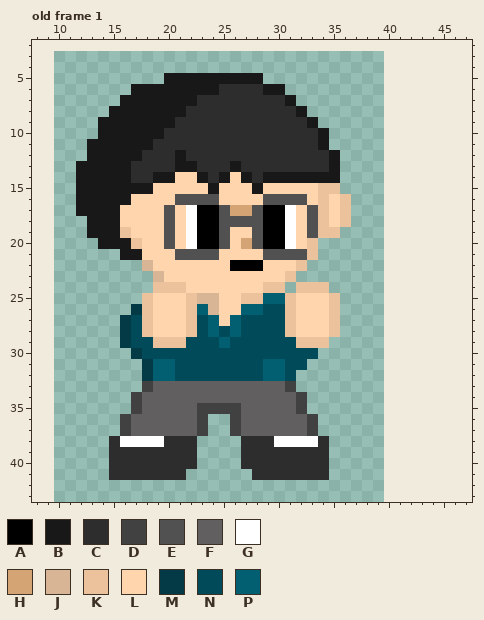
A pixel-art file gets an edit: Aseprite Files/Character/Taehun.aseprite. The picture above was drawn from the file before the commit.
30x44 pixels, 1 frame. Colours within 5 levels of each other are drawn and written as one. Shown: old frame 1: x 8..47, y 2..43. The old version is drawn lined up with the new one, on the new canvas. The commit also changed other frames, which this record leaves out.
Palette (. is transparent): A #000000  B #181818  C #2d2d2d  D #414141  E #515151  F #615f5f  G #ffffff  H #d4a475  J #d7b595  K #ebc29b  L #ffd5ad  M #043a45  N #004a59  P #025f71
Pixels before, old frame 1, first column x 12:
 5 ........BBBBBBBBB........
 6 .....BBBBBBBBCCCCBB......
 7 ....BBBBBBBCCCCCCCCB.....
 8 ...BBBBBBBCCCCCCCCCCB....
 9 ..BBBBBBBCCCCCCCCCCCCB...
10 ..BBBBBBCCCCCCCCCCCCCCB..
11 .BBBBBBCCCCCCCCCCCCCCCB..
12 .BBBBBCCCBCCCCCCCCCCCCCB.
13 BBBBBCCCCBBCCCBCCCCCCCCB.
14 BBBBBCCBBLLBCBLBCBBBBBBB.
15 BBBBBBBLLLLLBLLLBLLLLLKK.
16 BBBBBLLLLEEEELLLLEEEELKLK
17 BBBBLLLLELGAAEHHEAAGLEKLK
18 .BBBLLLLELGAAEEEEAAGLEKLK
19 .BBBKLLLELGAAELLEAAGLEKK.
20 ..BBBKLLELGAAELHEAAGLK...
21 ....BBLLLEEEELLLLEEEEK...
22 ......JLLLLLLLAAALLLK....
23 .......JLLLLLLLLLLLK.....
24 .......KKKLLLLLLLKK.KKK..
25 ......KLLLKJJLLKKPPKLLLK.
26 .....MKLLLKPJLLPPNNKLLLK.
27 ....MNKLLLKNPLPNNNNKLLLK.
28 ....MNKLLLKNPNPNNNNKLLLK.
29 ....MNNKKKNNNPNNNNNNKKK..
30 .....MNNNNNNNNNNNNNNNN...
31 ......MPPNNNNNNNNPPNN....
32 ......MPPNNNNNNNNPPN.....
33 ......DFFFFFFFFFFFFD.....
34 .....DFFFFFFFFFFFFFFD....
35 .....DFFFFFDDDDFFFFFD....
36 ....DFFFFFFD..DFFFFFFD...
37 ....DFFFFFFD..DFFFFFFD...
38 ...CGGGGCCC....CCCGGGGC..
39 ...CCCCCCCC....CCCCCCCC..
40 ...CCCCCCCC....CCCCCCCC..
41 ...CCCCCCC......CCCCCCC..
And afterwards:
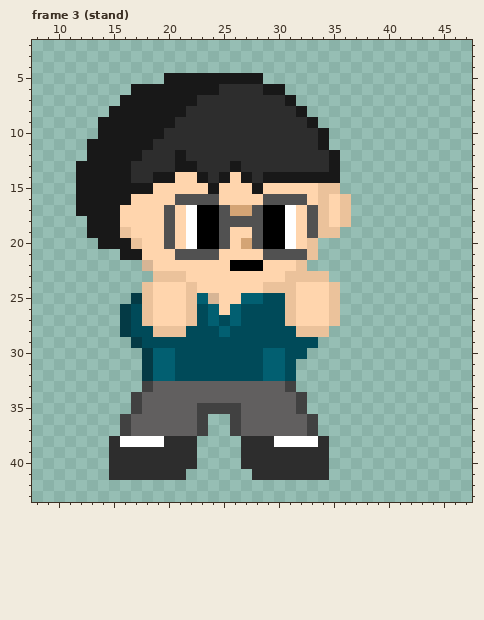
A new or re-ordered frame is compared with the old frame closest to it.
Difference:
canvas 30x44 -> 54x47, the old top-left corner now at 10,3
frames 1 -> 15
Frame 3 (stand) is new; against old frame 1:
The author put colour K in row 23 at x 32 to 34; in row 24 at x 18, 31 and 35.
Colour J becomes colour K in row 23 at x 19.
Colour L becomes colour K in row 23 at x 20 to 21; in row 24 at x 22; in row 28 at x 19 to 21 and 32 to 34.
Colour K becomes colour L in row 24 at x 19 to 21 and 32 to 34.
The author put colour M in row 25 at x 17; in row 26 at x 16.
Colour N becomes colour M in row 29 at x 17; in row 30 at x 18.
Colour K becomes colour N in row 28 at x 18, 22 and 31; in row 29 at x 19 to 21 and 32 to 33.
Colour L becomes colour N in row 27 at x 25.
Colour M becomes colour N in row 26 at x 17.
Colour P becomes colour N in row 25 at x 29 to 30; in row 26 at x 23 and 27 to 28; in row 28 at x 24 and 26; in row 29 at x 25.
Colour J becomes colour P in row 25 at x 23; in row 26 at x 24.
Colour K becomes colour P in row 25 at x 27 to 28.
Colour L becomes colour P in row 26 at x 26.
Colour N becomes colour P in row 28 at x 25; in row 30 at x 19 to 20 and 29 to 30.
The edit erases colour K in row 28 at x 35; in row 29 at x 34.
The edit erases colour M in row 29 at x 16; in row 30 at x 17.
The edit erases colour N in row 30 at x 33; in row 31 at x 32.
Pixel boxes of the changes (left, top, right, bottom) in both pictures:
changed: (120, 271, 340, 370)
